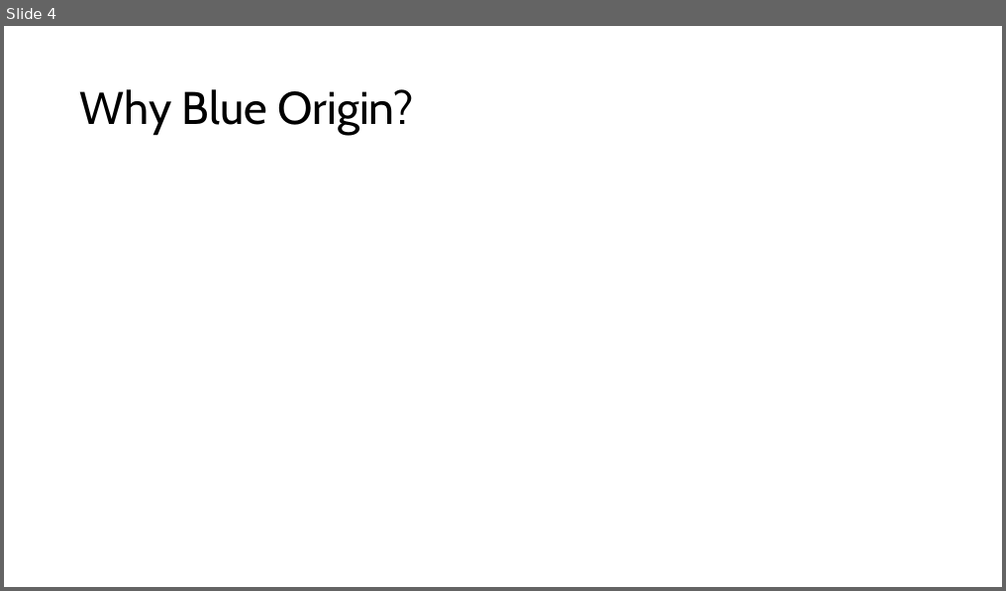
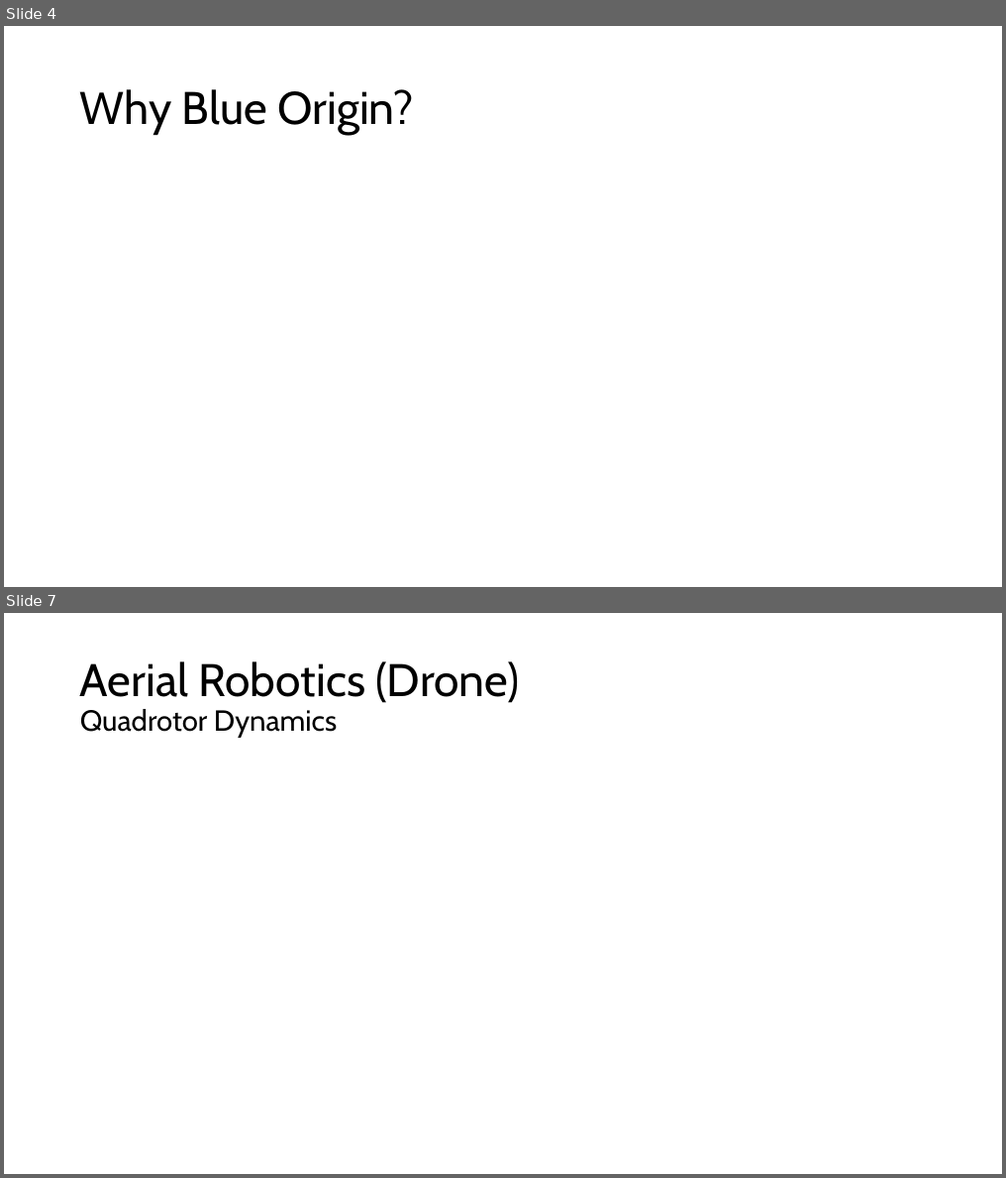
Before and after one commit to BamtolYy/2024-Summer, a slide deck: Employment/Bonsuck Koo.pptx. Shown one above the other, each under a label of ours: slide 4 before the commit, slides 4 and 7 after it; the slides between them are not shown. The pictures are 1006x591 and 1006x1178 pixels, drawn with LibreOffice and Linux fonts; fonts in the diff are those of the drawing. Boxes give left, top, right and bottom in pixels: in the first picture for what was removed or moved away, otherwise in the second. Text is boxed around its words. In the diff, an @@ line names an element or a change of style, - is before the commit and + after.

```diff
--- a/Employment/Bonsuck Koo.pptx
+++ b/Employment/Bonsuck Koo.pptx
@@ slide 7 added at (4, 613, 1002, 1174), background #FFFFFF @@
@@ title added at (80, 662, 520, 738), 44 pt, text #000000 @@
+Aerial Robotics (Drone)
+Quadrotor Dynamics
```
Also in this commit, not shown: 2 slides changed, 3 other slides added.
